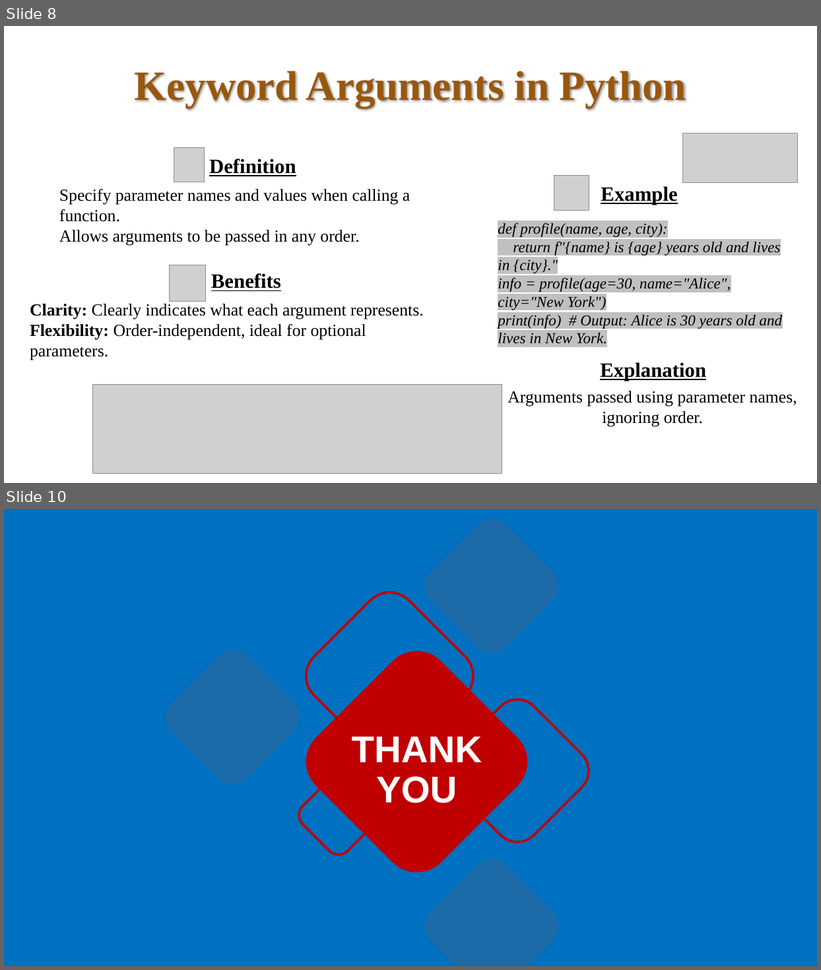
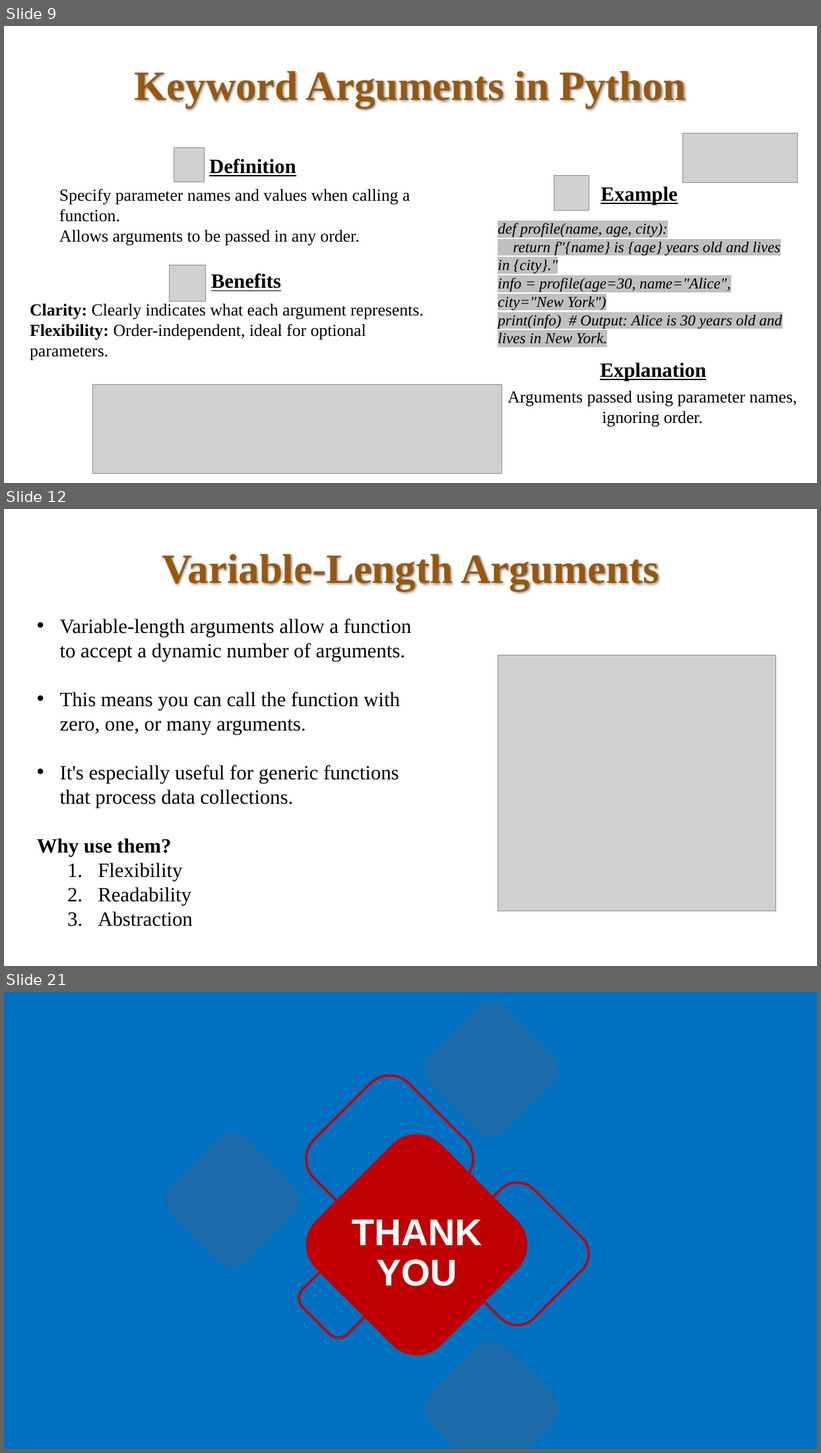
Before and after one commit to bahadurCorvit/Advance_Python, a slide deck: lectures/Lec7.pptx. Shown one above the other, each under a label of ours: slides 8 and 10 before the commit, slides 9, 12 and 21 after it; the slides between them are not shown. The pictures are 821x970 and 821x1453 pixels, drawn with LibreOffice and Linux fonts; fonts in the diff are those of the drawing; grey boxes stand for pictures. Boxes give left, top, right and bottom in pixels: in the first picture for what was removed or moved away, otherwise in the second. Text is boxed around its words. In the diff, an @@ line names an element or a change of style, - is before the commit and + after.

```diff
--- a/lectures/Lec7.pptx
+++ b/lectures/Lec7.pptx
@@ slide 12 added at (4,509,817,966), background #FFFFFF @@
@@ title added at (162,554,659,591), 49 pt, text #99570C, bold @@
+Variable-Length Arguments
@@ text added at (37,619,412,927), 24 pt, text #000000 @@
+• Variable-length arguments allow a function to accept a dynamic number of arguments.
+• This means you can call the function with zero, one, or many arguments.
+• It's especially useful for generic functions that process data collections.
+Why use them?
+  1. Flexibility
+  2. Readability
+  3. Abstraction
@@ picture added at (499,655,776,911) @@
@@ what was slide 8 is now slide 9 @@
@@ what was slide 10 is now slide 21 @@
```
Also in this commit, not shown: 1 slide changed, 10 other slides added, 6 other files.
